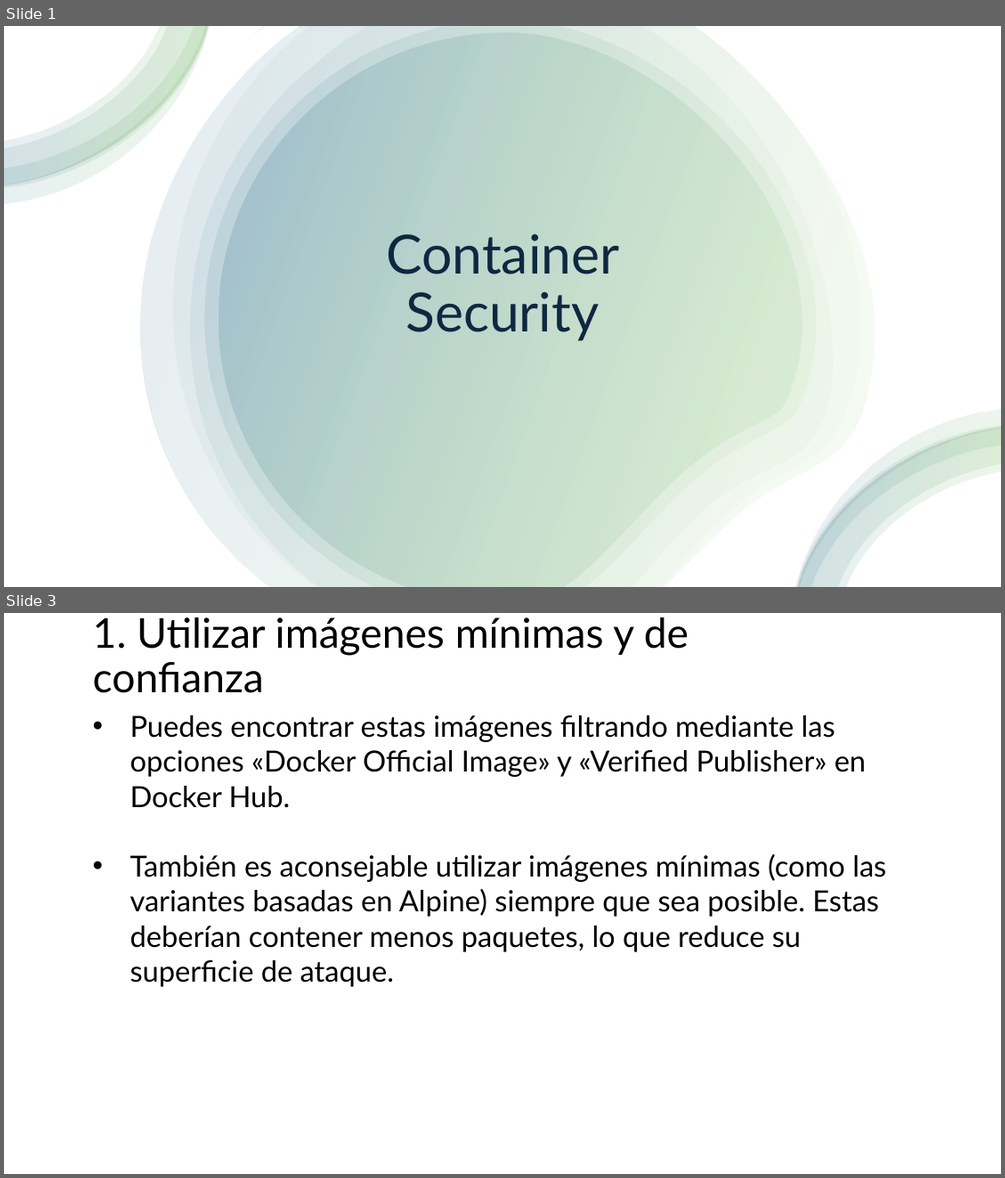
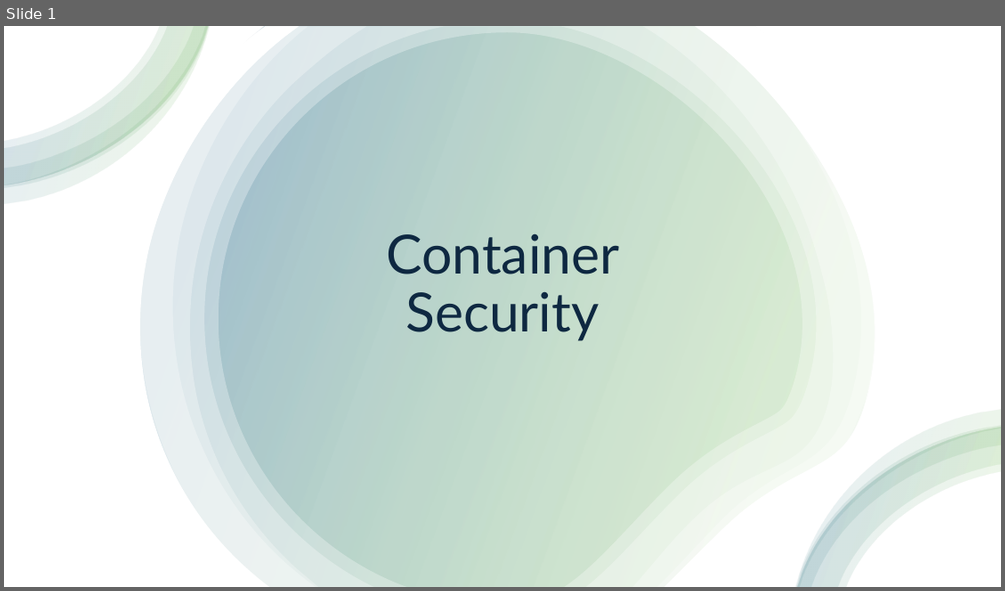
Before and after one commit to jpaniorte/docker25, a slide deck: ppt/6_container_security.pptx. Shown one above the other, each under a label of ours: slides 1 and 3 before the commit, slide 1 after it; the slides between them are not shown. The pictures are 1005x1178 and 1005x591 pixels, drawn with LibreOffice and Linux fonts; fonts in the diff are those of the drawing. Boxes give left, top, right and bottom in pixels: in the first picture for what was removed or moved away, otherwise in the second. Text is boxed around its words. In the diff, an @@ line names an element or a change of style, - is before the commit and + after.

```diff
--- a/ppt/6_container_security.pptx
+++ b/ppt/6_container_security.pptx
@@ slide 3 removed at box(4, 613, 1001, 1174), background #FFFFFF @@
@@ title removed at box(93, 617, 688, 693) @@
-1. Utilizar imágenes mínimas y de confianza
@@ text removed at box(130, 715, 886, 987) @@
-• Puedes encontrar estas imágenes filtrando mediante las opciones «Docker Official Image» y «Verified Publisher» en Docker Hub.
-• También es aconsejable utilizar imágenes mínimas (como las variantes basadas en Alpine) siempre que sea posible. Estas deberían contener menos paquetes, lo que reduce su superficie de ataque.
```
Also in this commit, not shown: 1 slide changed, 6 slides added, 4 other slides removed, 2 other files.
